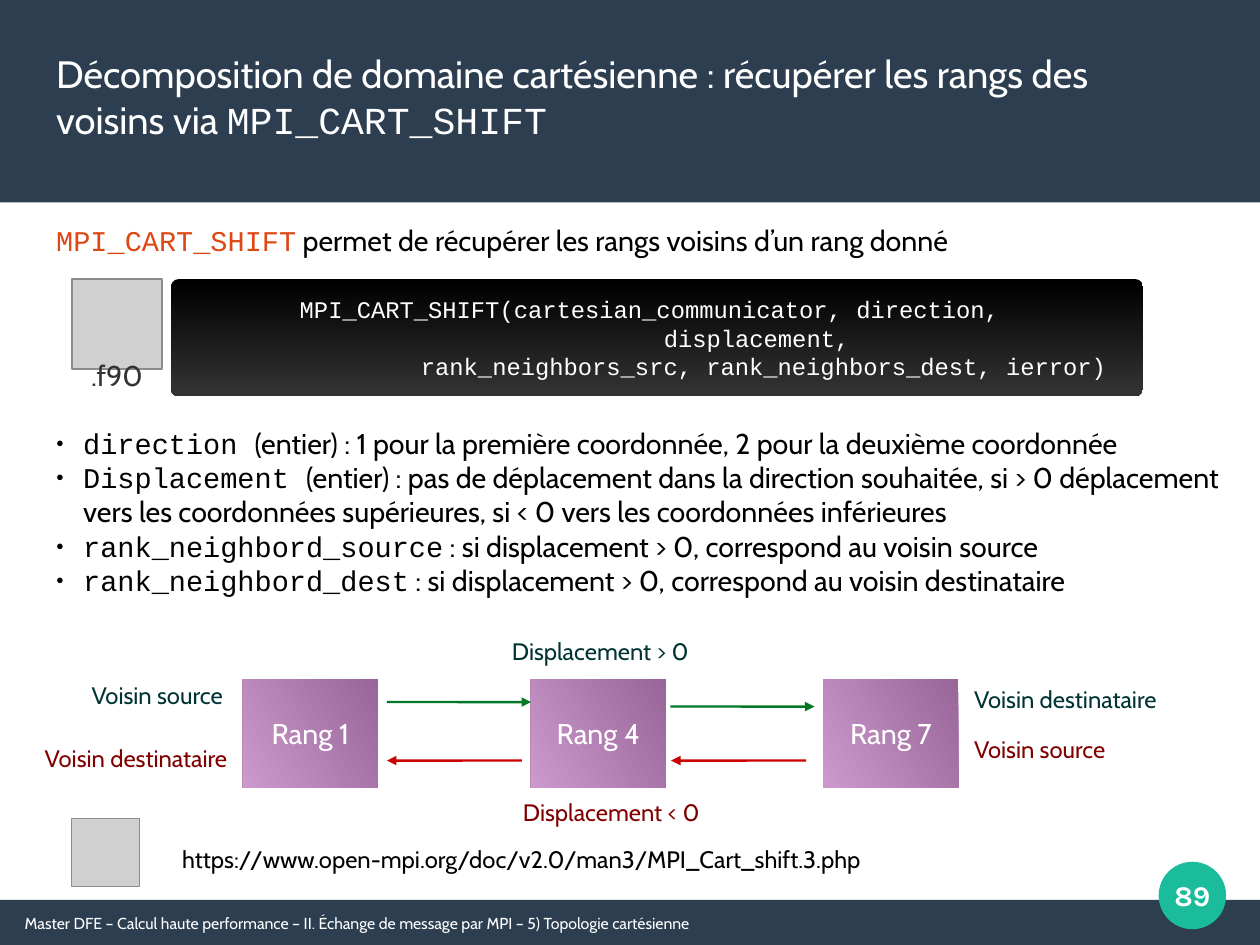
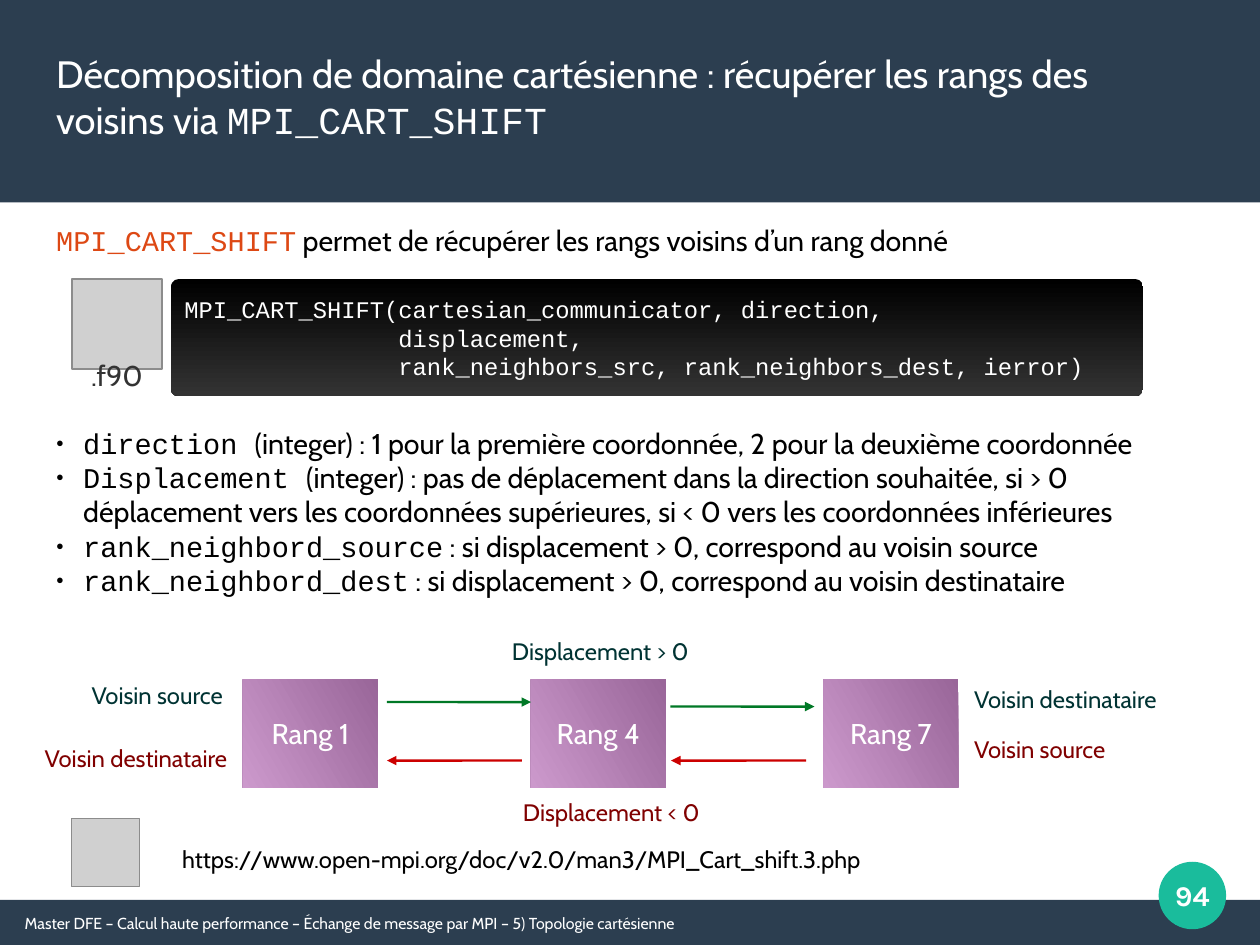
Before and after one commit to Maison-de-la-Simulation/HPC-DFE-Paris-Saclay, a slide deck: slide 94 of support/MPI.odp (slide 89 before the commit). Drawn at 1260x945 pixels with LibreOffice and Linux fonts; fonts in the diff are those of the drawing; grey boxes stand for pictures. Boxes give left, top, right and bottom in pixels: in the first picture for what was removed or moved away, otherwise in the second. Text is boxed around its words. In the diff, an @@ line names an element or a change of style, - is before the commit and + after.

```diff
--- a/support/MPI.odp
+++ b/support/MPI.odp
@@ rounded rectangle "MPI_CART_SHIFT(cartesian_communicator, direction," at (x1=172, y1=279, x2=1143, y2=396): alignment centre to left @@
@@ text at (x1=83, y1=432, x2=1133, y2=529): text changed @@
-● direction (entier) : 1 pour la première coordonnée, 2 pour la deuxième coordonnée
-● Displacement (entier) : pas de déplacement dans la direction souhaitée, si > 0 déplacement vers les coordonnées supérieures, si < 0 vers les coordonnées inférieures
+● direction (integer) : 1 pour la première coordonnée, 2 pour la deuxième coordonnée
+● Displacement (integer) : pas de déplacement dans la direction souhaitée, si > 0 déplacement vers les coordonnées supérieures, si < 0 vers les coordonnées inférieures
@@ page number at (x1=1175, y1=887, x2=1209, y2=907): text changed @@
-89
+94
@@ text at (x1=25, y1=915, x2=674, y2=933): text changed @@
-Master DFE – Calcul haute performance – II. Échange de message par MPI – 5) Topologie cartésienne
+Master DFE – Calcul haute performance – Échange de message par MPI – 5) Topologie cartésienne
```
Also in this commit, not shown: 8 other slides changed, 6 slides added, 1 slide removed, 4 other files.
